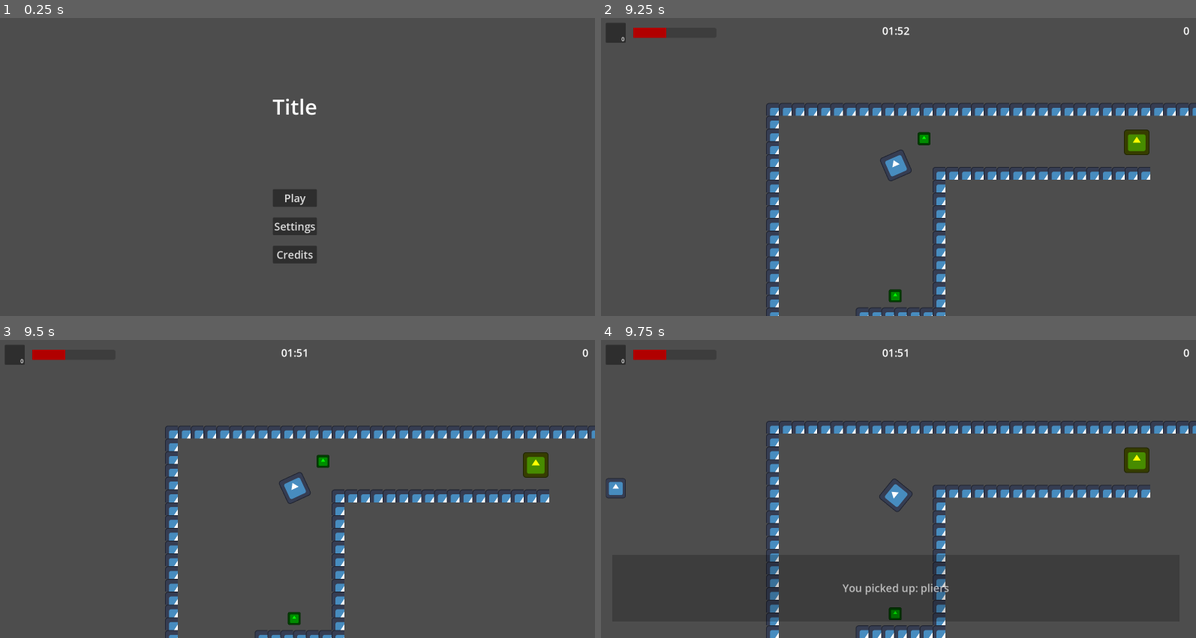
Above: before the commit, frames 1-4 (two rows, left to right).
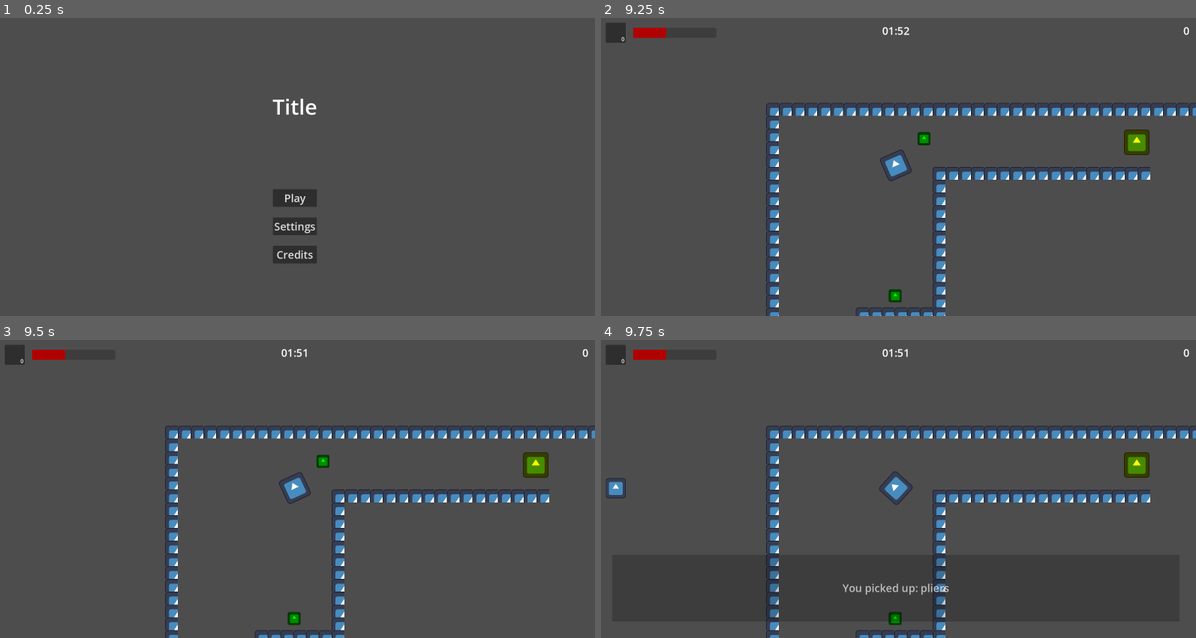
Above: after the commit, the same moments.

Repository: AltairGameStudio/Godot-Wild-Jam-93-Team-1
Game: Godot game, scene res://scenes/main_menu.tscn
Same seed, same stepped clock (60 frames per second), same inputs: the game is played once before the commit and once after it. The engine's default icon, where the game draws it, is replaced by a stand-in: a white triangle on a blue panel in a dark square.
Inputs (mouse positions are in pixels of both pictures, inside the frame that each line leads up to):
- Up to frame 1 (0.25 s): no input
- Up to frame 2 (9.25 s): click "Play" at 0.5 s; tap Enter at 1.25 s; move the mouse to (1029, 152) at 1.27 s; hold D (ui_right) 1.28-2 s; hold E (heal) 1.28-2 s; click (1029, 152) at 1.42 s; tap Space (interact) at 1.55, 3.05, 4.25, 6.8, 8.3 s; drag from (773, 181) to (934, 164) at 2.02 s; move the mouse to (958, 101) at 2.77 s; hold D (ui_right) 2.78-3.5 s; hold Right mouse button (equip) 2.78-3.5 s; drag from (868, 226) to (714, 122) at 3.52 s; move the mouse to (1077, 211) at 4.27 s; hold A (ui_left) 4.28-5 s; hold Space (interact) 4.28-5 s; tap Escape (pause) at 4.9 s; drag from (714, 122) to (916, 172) at 5.02 s; click "Resume" at 5.75 s; move the mouse to (928, 167) at 6.52 s; hold S (ui_down) 6.53-7.25 s; hold E (heal) 6.53-7.25 s; click (928, 167) at 6.67 s; drag from (803, 92) to (773, 181) at 7.27 s; move the mouse to (1029, 152) at 8.02 s; hold W (ui_up) 8.03-8.75 s; hold Right mouse button (equip) 8.03-8.75 s; drag from (773, 181) to (922, 155) at 8.77 s
- Up to frame 3 (9.5 s): no input
- Up to frame 4 (9.75 s): move the mouse to (958, 423) at 9.52 s; hold S (ui_down) from 9.53 s (still down); hold Space (interact) from 9.53 s (still down)

Frames 1-3 are identical in both runs. In frame 4, 6.1% of the frame differs, in the area x 27-100%, y 27-100%.

Commit message:
Adjust dialog box behaviour

Diff:
--- a/scenes/hud.tscn
+++ b/scenes/hud.tscn
@@ -249,6 +249,7 @@
 horizontal_alignment = 2
 
 [node name="DialogBox" type="ColorRect" parent="." unique_id=844776305]
+process_mode = 3
 modulate = Color(1, 1, 1, 0)
 anchors_preset = 12
 anchor_top = 1.0
--- a/scripts/criminal_target.gd
+++ b/scripts/criminal_target.gd
@@ -177,8 +177,10 @@
 
 func die() -> void:
 	if kill_classification == KillType.LEGITIMATE:
+		$/root/World/HUD/DialogBox.display_text("Legitimate kill: +" + str(legitimate_kill_points), false)
 		GameManager.update_points(legitimate_kill_points)
 	else:
+		$/root/World/HUD/DialogBox.display_text("Illegitimate kill: +" + str(illegitimate_kill_points), false)
 		GameManager.update_points(illegitimate_kill_points)
 
 	remove_from_scene()
@@ -193,7 +195,7 @@
 	#	$/root/World/HUD/DialogBox.display_text("O suspeito ainda não foi confrontado.")
 
 func arrest() -> void:
-	$/root/World/HUD/DialogBox.display_text("Criminal captured alive")
+	$/root/World/HUD/DialogBox.display_text("Arrest: +" + str(capture_points), false)
 	GameManager.update_points(capture_points)
 
 	# Por enquanto, ele apenas desaparece da cena
--- a/scripts/dialog_box.gd
+++ b/scripts/dialog_box.gd
@@ -10,18 +10,18 @@
 	add_child(dismiss_timer)
 	dismiss_timer.timeout.connect(self.dismiss)
 
-func display_text(text: String, stops_player: bool = false) -> void:
-	if needs_interaction and not stops_player:
+func display_text(text: String, pauses_game: bool = true) -> void:
+	if needs_interaction and not pauses_game:
 		return # Se já está esperando interação, não mostra outro texto
 	$DialogLabel.text = text
 	dialog_box_visible = true
-	needs_interaction = stops_player
+	needs_interaction = pauses_game
 	var fade_in_time = 0.3
 	if fade_out_tween:
 		fade_out_tween.kill()
 	create_tween().tween_property(self, "modulate:a", 1.0, fade_in_time)
-	if stops_player:
-		$/root/World/Player.process_mode = Node2D.PROCESS_MODE_DISABLED
+	if pauses_game:
+		get_tree().paused = true
 		dismiss_timer.stop() # Para o timer caso ele já estivesse contando
 	else:
 		var reading_time = max(2.0, text.length() * 0.025)
@@ -35,7 +35,8 @@
 			event is InputEventMouseButton or
 			event.is_action_pressed("interact")
 		)):
-		$/root/World/Player.process_mode = Node2D.PROCESS_MODE_INHERIT
+		get_viewport().set_input_as_handled()
+		get_tree().paused = false
 		dismiss()
 
 func dismiss() -> void:
Not shown: 1 places in scenes/hud.tscn that only renumber resources
